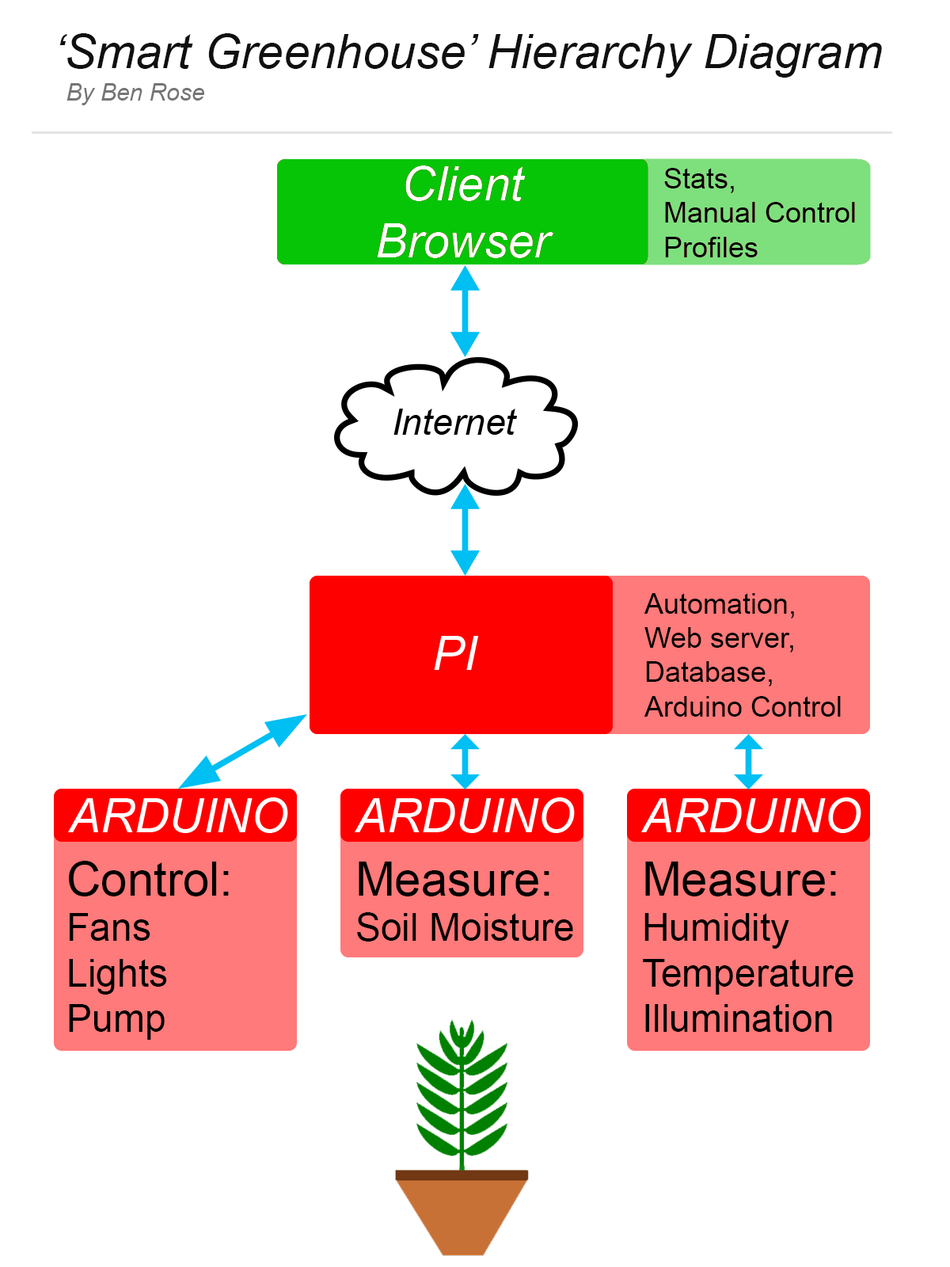
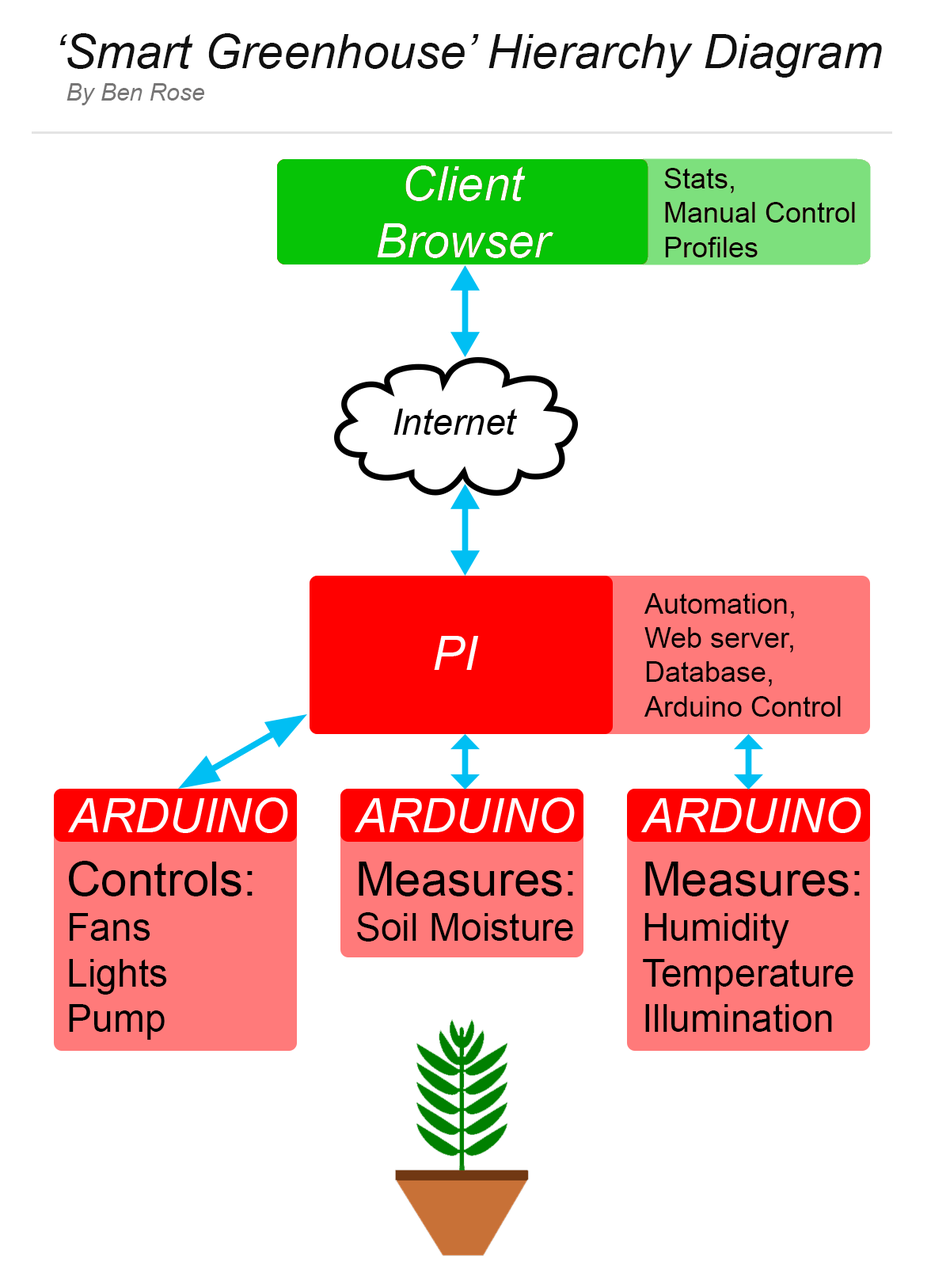
Before/after of a 950 x 1267 layered artwork. What changed in the layer stack:
renamed "Control: Fans Lights Pump" to "Controls: Fans Lights Pump", painted on it over [220, 870, 253, 897]
renamed "Measure: Humidity Temperature Illumination" to "Measures: Humidity Temperature Illumination", painted on it over [827, 870, 860, 897]
renamed "Measure: Soil Moisture" to "Measures: Soil Moisture", painted on it over [540, 870, 574, 897]
